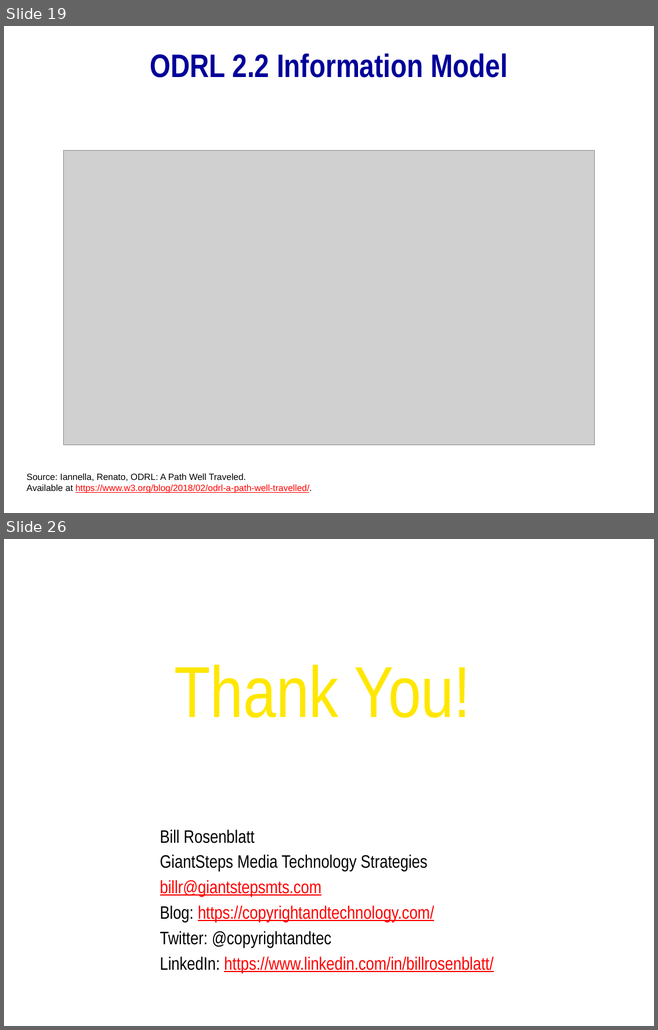
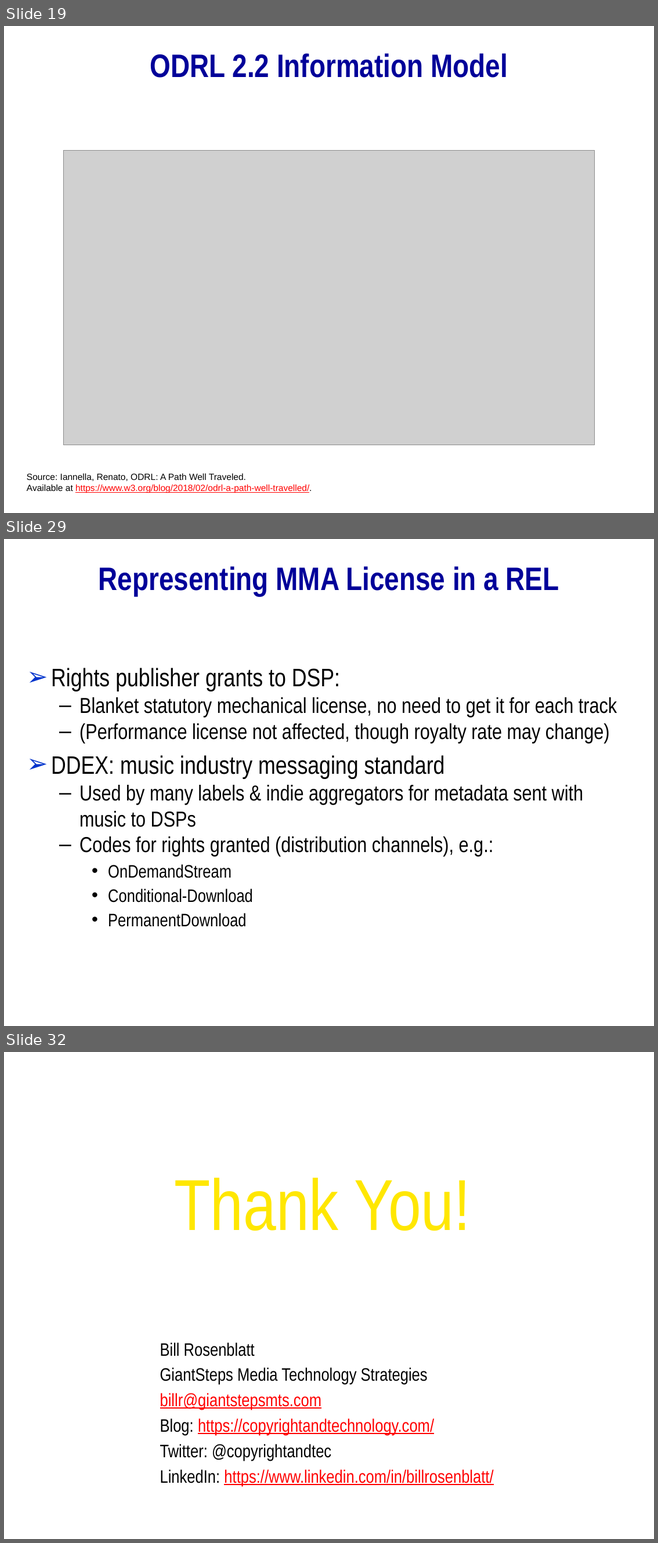
Before and after one commit to mitmedialab/2019-MIT-Computational-Law-Course, a slide deck: Presentations/Rights Expression Languages.pptx. Shown one above the other, each under a label of ours: slides 19 and 26 before the commit, slides 19, 29 and 32 after it; the slides between them are not shown. The pictures are 658x1030 and 658x1543 pixels, drawn with LibreOffice and Linux fonts; fonts in the diff are those of the drawing; grey boxes stand for pictures; background and template pictures are left out. Boxes give left, top, right and bottom in pixels: in the first picture for what was removed or moved away, otherwise in the second. Text is boxed around its words. In the diff, an @@ line names an element or a change of style, - is before the commit and + after.

```diff
--- a/Presentations/Rights Expression Languages.pptx
+++ b/Presentations/Rights Expression Languages.pptx
@@ slide 29 added at (4,539,654,1026), background #FFFFFF @@
@@ title added at (99,566,559,596), 36 pt, text #000099, bold @@
+Representing MMA License in a REL
@@ text added at (51,668,616,927), 24 pt, text #000000 @@
+➢ Rights publisher grants to DSP:
+  – Blanket statutory mechanical license, no need to get it for each track
+  – (Performance license not affected, though royalty rate may change)
+➢ DDEX: music industry messaging standard
+  – Used by many labels & indie aggregators for metadata sent with music to DSPs
+  – Codes for rights granted (distribution channels), e.g.:
+    • OnDemandStream
+    • Conditional-Download
+    • PermanentDownload
@@ what was slide 26 is now slide 32 @@
```
Also in this commit, not shown: 13 slides changed, 7 other slides added, 2 slides removed, 1 other file.
